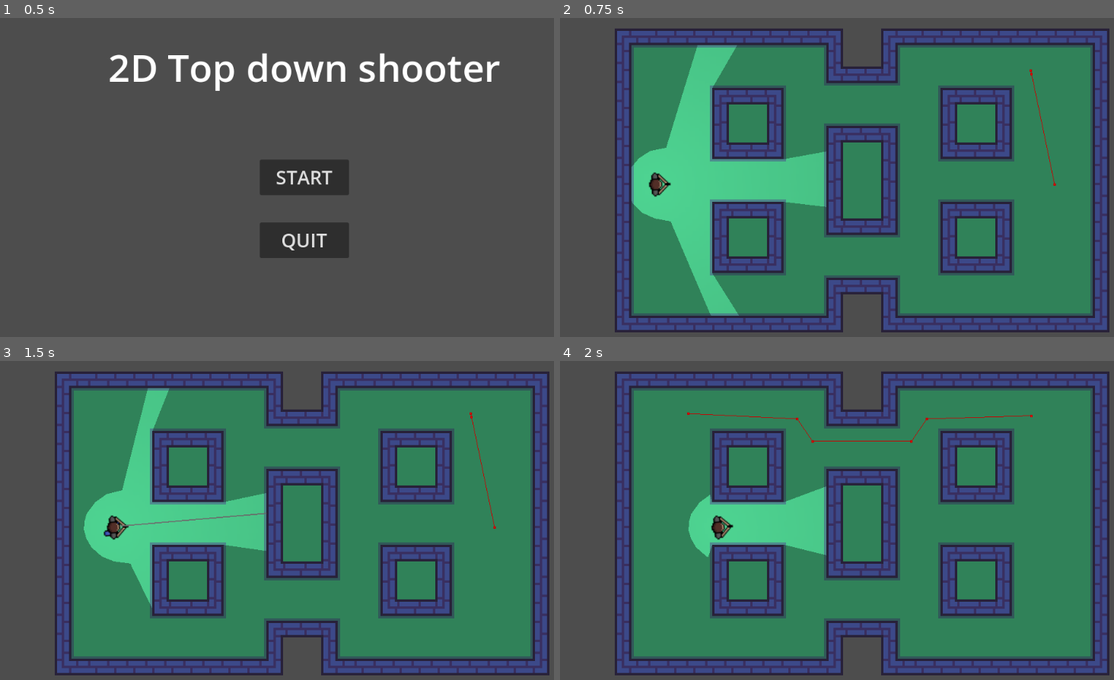
Above: before the commit, frames 1-4 (two rows, left to right).
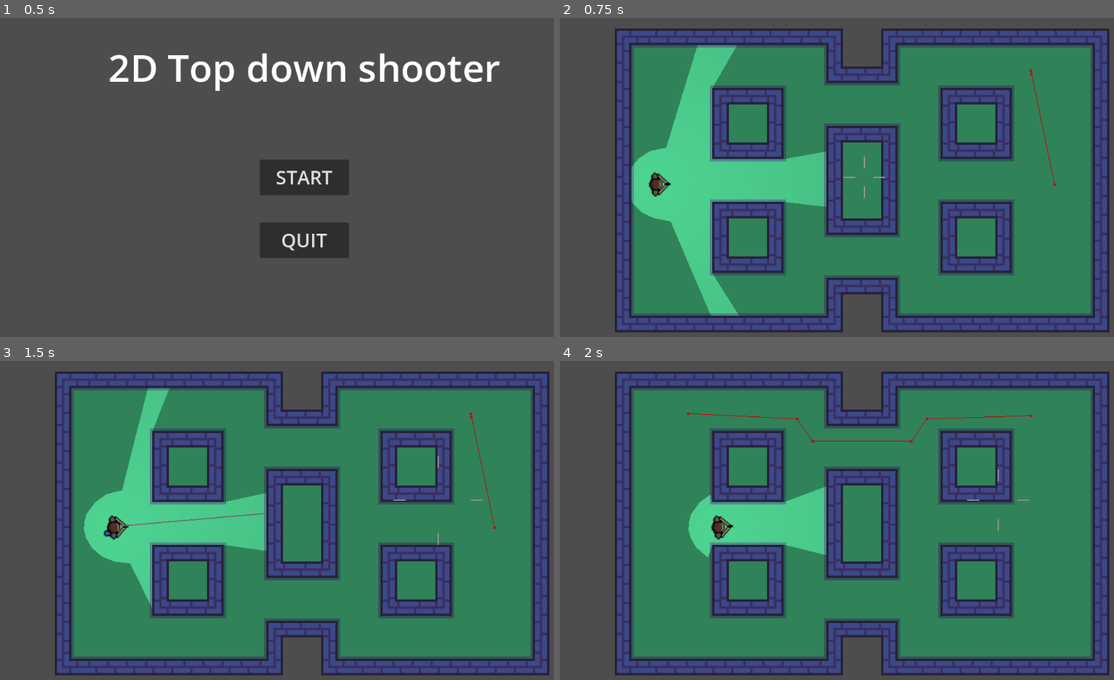
Above: after the commit, the same moments.

Repository: Odraz/clean-sweep
Game: Godot game, scene res://main.tscn
The game is run twice, just before and just after one commit, with the same random seed, the same clock (stepped at 60 frames per second) and the same inputs.
Inputs (mouse positions are in pixels of both pictures, inside the frame that each line leads up to):
- Up to frame 1 (0.5 s): no input
- Up to frame 2 (0.75 s): click "START" at 0.5 s
- Up to frame 3 (1.5 s): tap Enter at 1.25 s; move the mouse to (437, 501) at 1.27 s; hold D (move_right) from 1.28 s (still down); click (437, 501) at 1.35 s
- Up to frame 4 (2 s): keep holding D (move_right)

Frame 1 is identical in both runs. In frame 2, less than 0.1% of the frame differs, in the area x 51-59%, y 43-57%; in frame 3, less than 0.1%; in frame 4, less than 0.1%.

Commit message:
First version of crosshair

Diff:
--- /dev/null
+++ b/crosshair.gd
@@ -0,0 +1,18 @@
+extends Node2D
+
+func _ready() -> void:
+	Input.set_mouse_mode(Input.MOUSE_MODE_HIDDEN)
+
+func _exit_tree():
+	Input.set_mouse_mode(Input.MOUSE_MODE_VISIBLE)
+
+func _process(_delta: float):
+	global_position = get_global_mouse_position()
+	global_rotation = 0
+
+func fire(speed):
+	# For every child node which is a pivot
+	for pivot in get_children():
+		pivot.get_node("Line2D").get_node("AnimationPlayer").speed_scale = speed
+		pivot.get_node("Line2D").get_node("AnimationPlayer").stop()
+		pivot.get_node("Line2D").get_node("AnimationPlayer").play("move")
--- /dev/null
+++ b/crosshair.tscn
@@ -0,0 +1,101 @@
+[gd_scene load_steps=5 format=3 uid="uid://cpgffmrxk8qoh"]
+
+[ext_resource type="Script" path="res://crosshair.gd" id="1_224dr"]
+
+[sub_resource type="Animation" id="Animation_ax6ho"]
+length = 0.001
+tracks/0/type = "value"
+tracks/0/imported = false
+tracks/0/enabled = true
+tracks/0/path = NodePath(".:position")
+tracks/0/interp = 1
+tracks/0/loop_wrap = true
+tracks/0/keys = {
+"times": PackedFloat32Array(0),
+"transitions": PackedFloat32Array(1),
+"update": 0,
+"values": [Vector2(15, 0)]
+}
+
+[sub_resource type="Animation" id="Animation_3gu8b"]
+resource_name = "move"
+tracks/0/type = "value"
+tracks/0/imported = false
+tracks/0/enabled = true
+tracks/0/path = NodePath(".:position")
+tracks/0/interp = 1
+tracks/0/loop_wrap = true
+tracks/0/keys = {
+"times": PackedFloat32Array(0, 1),
+"transitions": PackedFloat32Array(1, 1),
+"update": 0,
+"values": [Vector2(60, 0), Vector2(15, 0)]
+}
+
+[sub_resource type="AnimationLibrary" id="AnimationLibrary_bxr3r"]
+_data = {
+"RESET": SubResource("Animation_ax6ho"),
+"move": SubResource("Animation_3gu8b")
+}
+
+[node name="Crosshair" type="Node2D"]
+script = ExtResource("1_224dr")
+
+[node name="Pivot" type="Node2D" parent="."]
+
+[node name="Line2D" type="Line2D" parent="Pivot"]
+position = Vector2(15, 0)
+points = PackedVector2Array(0, 0, 20, 0)
+width = 2.0
+default_color = Color(0.737193, 0.737193, 0.737193, 1)
+
+[node name="AnimationPlayer" type="AnimationPlayer" parent="Pivot/Line2D"]
+libraries = {
+"": SubResource("AnimationLibrary_bxr3r")
+}
+speed_scale = 5.0
+
+[node name="Pivot2" type="Node2D" parent="."]
+rotation = 1.5708
+
+[node name="Line2D" type="Line2D" parent="Pivot2"]
+position = Vector2(15, 0)
+points = PackedVector2Array(0, 0, 20, 0)
+width = 2.0
+default_color = Color(0.737193, 0.737193, 0.737193, 1)
+
+[node name="AnimationPlayer" type="AnimationPlayer" parent="Pivot2/Line2D"]
+libraries = {
+"": SubResource("AnimationLibrary_bxr3r")
+}
+speed_scale = 5.0
+
+[node name="Pivot3" type="Node2D" parent="."]
+rotation = -3.14159
+
+[node name="Line2D" type="Line2D" parent="Pivot3"]
+position = Vector2(15, 0)
+points = PackedVector2Array(0, 0, 20, 0)
+width = 2.0
+default_color = Color(0.737193, 0.737193, 0.737193, 1)
+
+[node name="AnimationPlayer" type="AnimationPlayer" parent="Pivot3/Line2D"]
+libraries = {
+"": SubResource("AnimationLibrary_bxr3r")
+}
+speed_scale = 5.0
+
+[node name="Pivot4" type="Node2D" parent="."]
+rotation = 4.71239
+
+[node name="Line2D" type="Line2D" parent="Pivot4"]
+position = Vector2(15, 0)
+points = PackedVector2Array(0, 0, 20, 0)
+width = 2.0
+default_color = Color(0.737193, 0.737193, 0.737193, 1)
+
+[node name="AnimationPlayer" type="AnimationPlayer" parent="Pivot4/Line2D"]
+libraries = {
+"": SubResource("AnimationLibrary_bxr3r")
+}
+speed_scale = 5.0
--- a/level_1.gd
+++ b/level_1.gd
@@ -5,6 +5,7 @@
 func _process(_delta: float) -> void:
 	if Input.is_action_just_pressed("action_cancel"):
 		quit()
+
 func _on_player_player_died():
 	quit()
 
--- a/player.gd
+++ b/player.gd
@@ -16,6 +16,7 @@
 
 	if Input.is_action_just_pressed("shoot_gun"):
 		$Handgun.shoot(position, get_global_mouse_position(), 500, PI / 32)
+		$Crosshair.fire(1)
 
 func move_player(_delta: float):
 	var _velocity = Input.get_vector("move_left", "move_right", "move_up", "move_down")
--- a/player.tscn
+++ b/player.tscn
@@ -8,6 +8,7 @@
 [ext_resource type="Texture2D" uid="uid://c3vn877pwqbcg" path="res://art/2d_lights_and_shadows_neutral_point_light.webp" id="5_tuqut"]
 [ext_resource type="PackedScene" uid="uid://8heg8ep15o5d" path="res://handgun.tscn" id="6_n2gmc"]
 [ext_resource type="AudioStream" uid="uid://5754yqas4nxc" path="res://art/player_footstep.wav" id="7_cg8of"]
+[ext_resource type="PackedScene" uid="uid://cpgffmrxk8qoh" path="res://crosshair.tscn" id="8_37ybf"]
 [ext_resource type="AudioStream" uid="uid://bpqi3xio2xntf" path="res://art/player_death.wav" id="8_lt0s3"]
 
 [sub_resource type="SpriteFrames" id="SpriteFrames_erwmi"]
@@ -76,6 +77,8 @@
 
 [node name="Handgun" parent="." instance=ExtResource("6_n2gmc")]
 
+[node name="Crosshair" parent="." instance=ExtResource("8_37ybf")]
+
 [node name="DeathTimer" type="Timer" parent="."]
 wait_time = 2.0
 one_shot = true
Not shown: 1 places in player.tscn that only renumber resources
